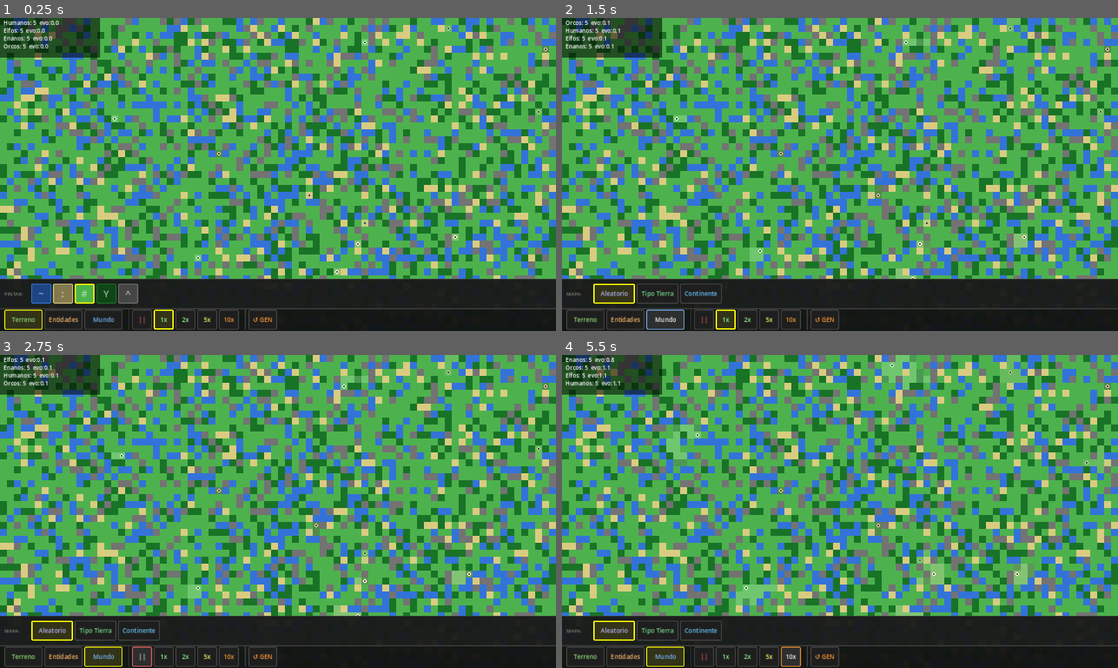
Above: before the commit, frames 1-4 (two rows, left to right).
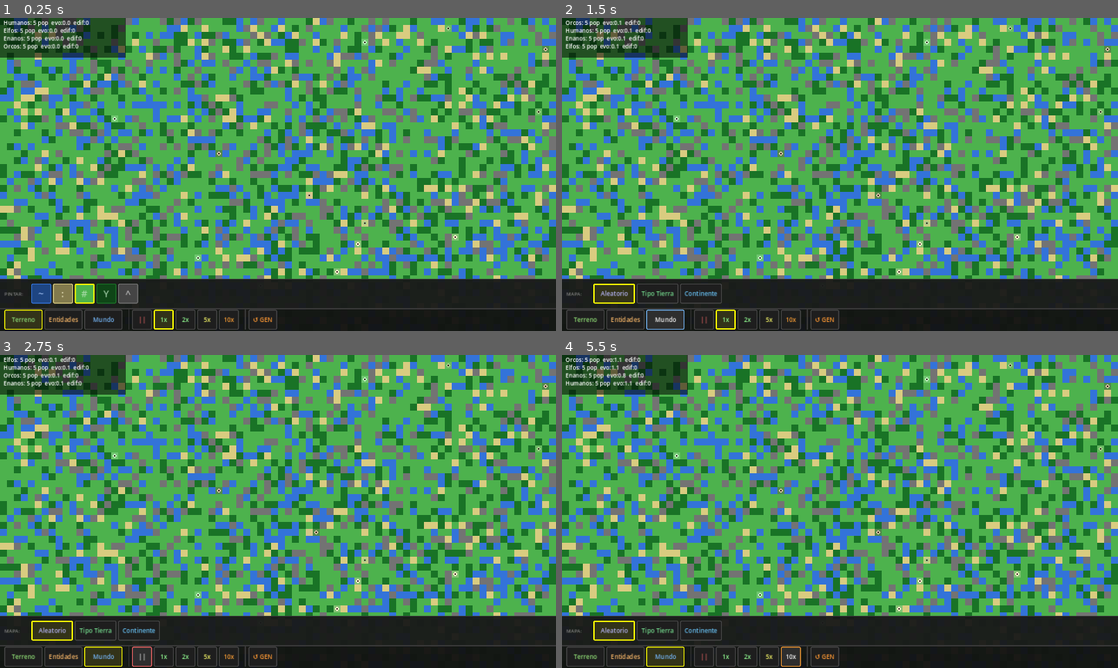
Above: after the commit, the same moments.

Repository: scastorina/civilizatio
Game: Godot game, scene res://scenes/Main.tscn
Two runs of this game, one before a commit and one after it. Both use one fixed random seed, a clock stepped at 60 frames per second and the inputs below.
Inputs:
- Up to frame 1 (0.25 s): no input
- Up to frame 2 (1.5 s): click "Entidades" at 0.5 s; click "Mundo" at 1.25 s
- Up to frame 3 (2.75 s): click "||" at 2 s
- Up to frame 4 (5.5 s): click "1x" at 2.75 s; click "2x" at 3.5 s; click "5x" at 4.25 s; click "10x" at 5 s

The runs differ from the first frame. In frame 1, 1.0% of the frame differs, in the area x 4-23%, y 0-13%; in frame 2, 1.5%; in frame 3, 1.7%; in frame 4, 3.3%, in the area x 0-98%, y 0-84%.

Commit message:
Add building system: camp, village, town per tile
Tiles accumulate presence ticks while occupied by the same species.
At 40/150/500 ticks they upgrade to camp/village/town, drawn visually
on the map. Structures boost evolution score and movement preference.
Stats overlay now shows building count per species.

Co-Authored-By: Claude Sonnet 4.6 <noreply@anthropic.com>

Diff:
--- a/scripts/Human.gd
+++ b/scripts/Human.gd
@@ -48,6 +48,11 @@
 		var biome := grid.get_biome(next)
 		if preferred_biomes.has(biome):
 			score += 2
+		if grid.get_owner(next) == species_name:
+			score += 1
+			match grid.get_structure(next):
+				"village": score += 1
+				"town":    score += 2
 		if score > best_score:
 			best_score = score
 			best_cells.clear()
--- a/scripts/Main.gd
+++ b/scripts/Main.gd
@@ -135,7 +135,12 @@
 
 func _update_evolution() -> void:
 	for human in humans:
-		human.update_evolution(world_grid.get_biome(human.grid_position))
+		var cell := human.grid_position
+		human.update_evolution(world_grid.get_biome(cell))
+		world_grid.tick_presence(cell, human.species_name)
+		match world_grid.get_structure(cell):
+			"village": human.evolution_score += 0.02
+			"town":    human.evolution_score += 0.05
 
 func _draw() -> void:
 	for y in range(world_grid.height):
@@ -148,10 +153,32 @@
 				c = c.lerp(sc, 0.30)
 			draw_rect(Rect2(x * TILE_SIZE, y * TILE_SIZE, TILE_SIZE, TILE_SIZE), c)
 
+	# Structures
+	for y in range(world_grid.height):
+		for x in range(world_grid.width):
+			var cell := Vector2i(x, y)
+			var structure := world_grid.get_structure(cell)
+			if structure == "":
+				continue
+			var owner := world_grid.get_owner(cell)
+			var sc: Color = _species_colors.get(owner, Color.WHITE)
+			var cx := (x + 0.5) * TILE_SIZE
+			var cy := (y + 0.5) * TILE_SIZE
+			match structure:
+				"camp":
+					draw_rect(Rect2(cx - 2.5, cy - 2.5, 5.0, 5.0), sc.lightened(0.3))
+				"village":
+					draw_circle(Vector2(cx, cy), 4.0, sc.lightened(0.5))
+					draw_rect(Rect2(cx - 1.5, cy - 1.5, 3.0, 3.0), Color(0.95, 0.85, 0.55))
+				"town":
+					draw_circle(Vector2(cx, cy), 5.5, sc.lightened(0.6))
+					draw_circle(Vector2(cx, cy), 3.0, Color(1.0, 0.95, 0.70))
+					draw_rect(Rect2(cx - 1.0, cy - 1.0, 2.0, 2.0), Color(0.80, 0.50, 0.20))
+
 	# Species stats overlay (top-left)
 	var stats := _species_stats()
 	var overlay_h := 20.0 + stats.size() * 18.0
-	draw_rect(Rect2(0, 0, 230, overlay_h), Color(0.0, 0.0, 0.0, 0.55))
+	draw_rect(Rect2(0, 0, 290, overlay_h), Color(0.0, 0.0, 0.0, 0.55))
 	var oy := 16.0
 	for line in stats:
 		draw_string(ThemeDB.fallback_font, Vector2(8, oy), line, HORIZONTAL_ALIGNMENT_LEFT, -1, 13)
@@ -168,10 +195,20 @@
 	for sp_name: String in stats.keys():
 		var count: int = stats[sp_name]["count"]
 		var evo: float = stats[sp_name]["evo"] / maxf(float(count), 1.0)
-		result.append("%s: %d  evo:%.1f" % [sp_name, count, evo])
+		var buildings := _count_buildings(sp_name)
+		result.append("%s: %d pop  evo:%.1f  edif:%d" % [sp_name, count, evo, buildings])
 	if result.is_empty():
 		result.append("Sin entidades — usa tab Entidades")
 	return result
+
+func _count_buildings(species: String) -> int:
+	var count := 0
+	for y in range(world_grid.height):
+		for x in range(world_grid.width):
+			var cell := Vector2i(x, y)
+			if world_grid.get_owner(cell) == species and world_grid.get_structure(cell) != "":
+				count += 1
+	return count
 
 func _mouse_to_cell(pos: Vector2) -> Vector2i:
 	return Vector2i(int(floor(pos.x / TILE_SIZE)), int(floor(pos.y / TILE_SIZE)))
--- a/scripts/WorldGrid.gd
+++ b/scripts/WorldGrid.gd
@@ -7,6 +7,8 @@
 var _rng := RandomNumberGenerator.new()
 var _tiles: Array = []
 var _owners: Array = []
+var _presence: Array = []
+var _structures: Array = []
 
 func _init(p_width: int, p_height: int) -> void:
 	width = p_width
@@ -25,11 +27,19 @@
 
 func _clear_owners() -> void:
 	_owners.clear()
+	_presence.clear()
+	_structures.clear()
 	for _y in range(height):
-		var row: Array = []
+		var orow: Array = []
+		var prow: Array = []
+		var srow: Array = []
 		for _x in range(width):
-			row.append("")
-		_owners.append(row)
+			orow.append("")
+			prow.append(0)
+			srow.append("")
+		_owners.append(orow)
+		_presence.append(prow)
+		_structures.append(srow)
 
 func get_owner(cell: Vector2i) -> String:
 	if not is_in_bounds(cell):
@@ -39,7 +49,29 @@
 func set_owner(cell: Vector2i, species: String) -> void:
 	if not is_in_bounds(cell):
 		return
-	_owners[cell.y][cell.x] = species
+	if _owners[cell.y][cell.x] != species:
+		_owners[cell.y][cell.x] = species
+		_presence[cell.y][cell.x] = 0
+		_structures[cell.y][cell.x] = ""
+
+func tick_presence(cell: Vector2i, species: String) -> void:
+	if not is_in_bounds(cell):
+		return
+	if _owners[cell.y][cell.x] != species:
+		return
+	_presence[cell.y][cell.x] += 1
+	var p: int = _presence[cell.y][cell.x]
+	if p >= 500:
+		_structures[cell.y][cell.x] = "town"
+	elif p >= 150:
+		_structures[cell.y][cell.x] = "village"
+	elif p >= 40:
+		_structures[cell.y][cell.x] = "camp"
+
+func get_structure(cell: Vector2i) -> String:
+	if not is_in_bounds(cell):
+		return ""
+	return _structures[cell.y][cell.x]
 
 func _generate_random() -> void:
 	_tiles.clear()
